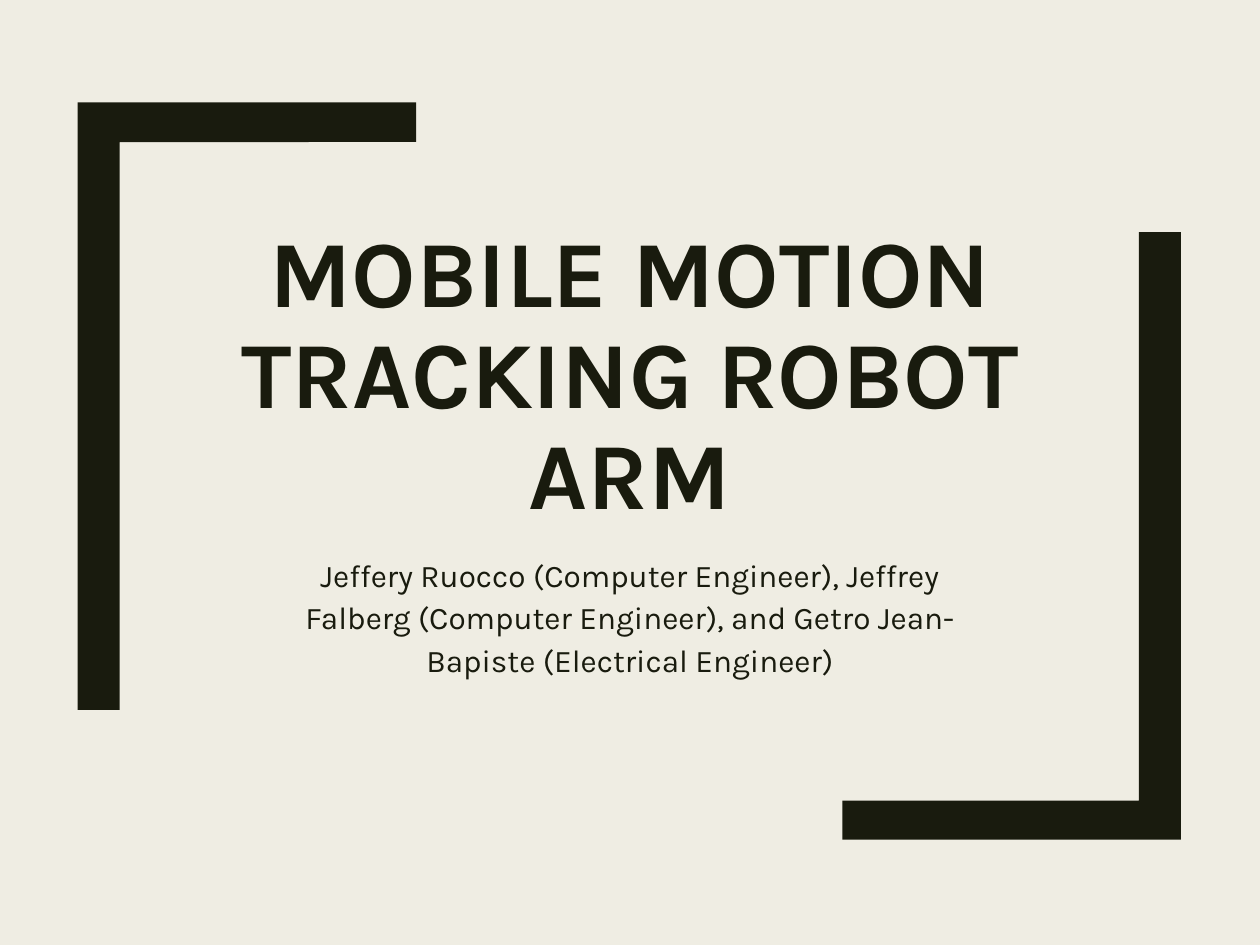
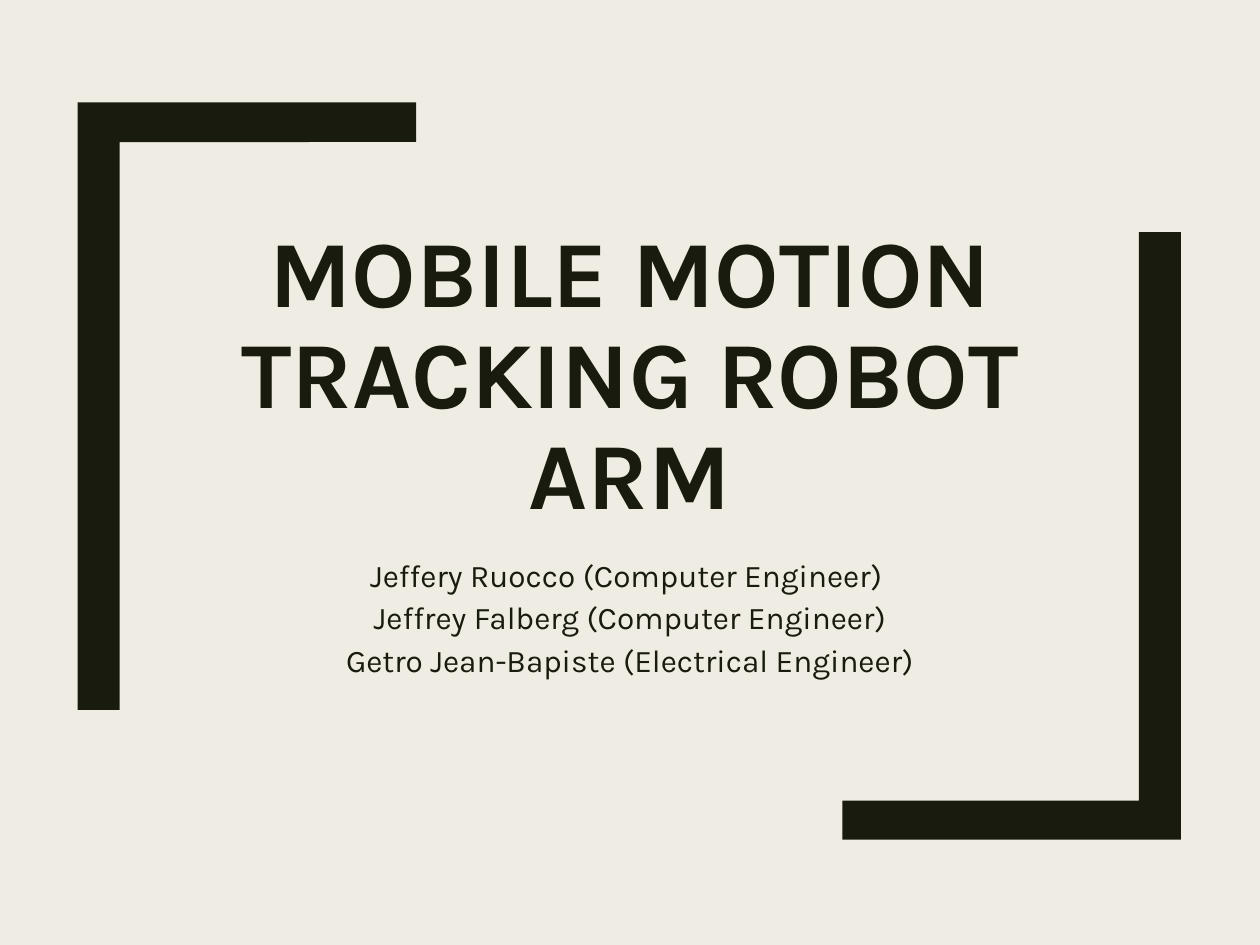
Before and after one commit to StormWulf/Mobile-Motion-Tracking-Robot-Arm, a slide deck: slide 1 of Documents/Presentation/Mobile Motion Tracking Robot Arm poster.pptx. Drawn at 1260x945 pixels with LibreOffice and Linux fonts; fonts in the diff are those of the drawing. Boxes give left, top, right and bottom in pixels: in the first picture for what was removed or moved away, otherwise in the second. Text is boxed around its words. In the diff, an @@ line names an element or a change of style, - is before the commit and + after.

```diff
--- a/Documents/Presentation/Mobile Motion Tracking Robot Arm poster.pptx
+++ b/Documents/Presentation/Mobile Motion Tracking Robot Arm poster.pptx
@@ subtitle at (x1=346, y1=564, x2=914, y2=680): text changed @@
-Jeffery Ruocco (Computer Engineer), Jeffrey Falberg (Computer Engineer), and Getro Jean-Bapiste (Electrical Engineer)
+Jeffery Ruocco (Computer Engineer)
+Jeffrey Falberg (Computer Engineer)
+Getro Jean-Bapiste (Electrical Engineer)
```
Also in this commit, not shown: 4 other slides changed, 1 other file.
